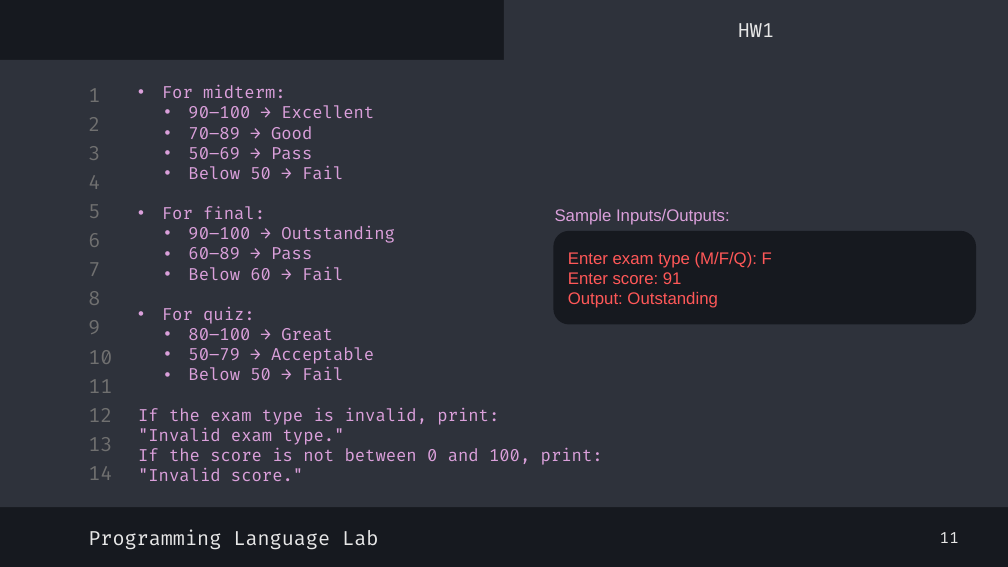
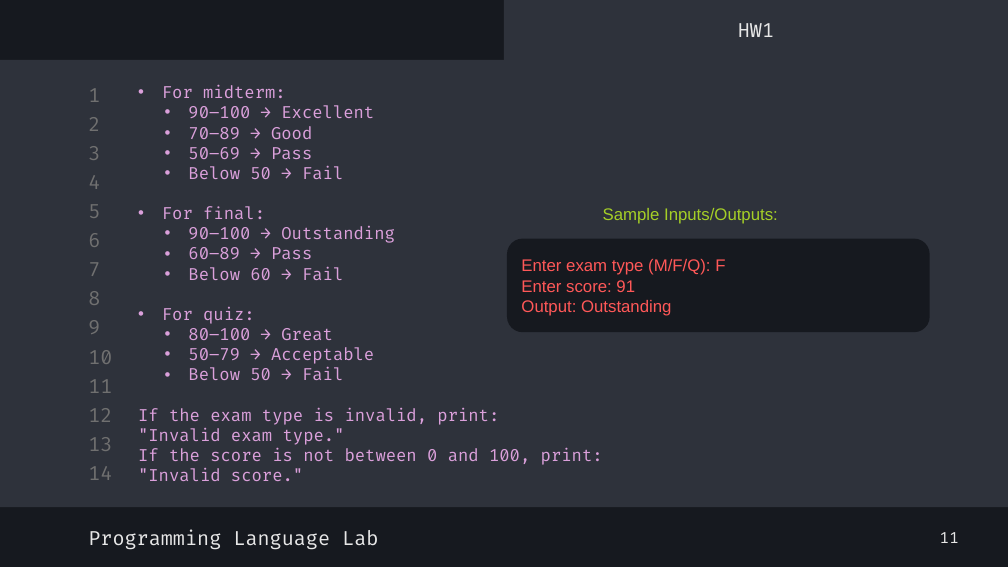
Before and after one commit to shayan-naghizadeh/C-Lab-AUT, a slide deck: slide 14 of slides/4.Decision/Decision.pptx. Drawn at 1008x567 pixels with LibreOffice and Linux fonts; fonts in the diff are those of the drawing. Boxes give left, top, right and bottom in pixels: in the first picture for what was removed or moved away, otherwise in the second. Text is boxed around its words. In the diff, an @@ line names an element or a change of style, - is before the commit and + after.

```diff
--- a/slides/4.Decision/Decision.pptx
+++ b/slides/4.Decision/Decision.pptx
@@ text "Sample Inputs/Outputs:": place and size @@
-text "Sample Inputs/Outputs:" at bbox=[555, 209, 730, 225]
+text "Sample Inputs/Outputs:" at bbox=[603, 208, 778, 224]
@@ text "Sample Inputs/Outputs:" at bbox=[603, 208, 778, 224]: text colour #DBA0DB to #A5CF27 @@
@@ rounded rectangle "Enter exam type (M/F/Q): F": place and size @@
-rounded rectangle "Enter exam type (M/F/Q): F" at bbox=[553, 231, 976, 325]
+rounded rectangle "Enter exam type (M/F/Q): F" at bbox=[507, 239, 929, 333]
```
Also in this commit, not shown: 1 other slide changed, 2 other files.
